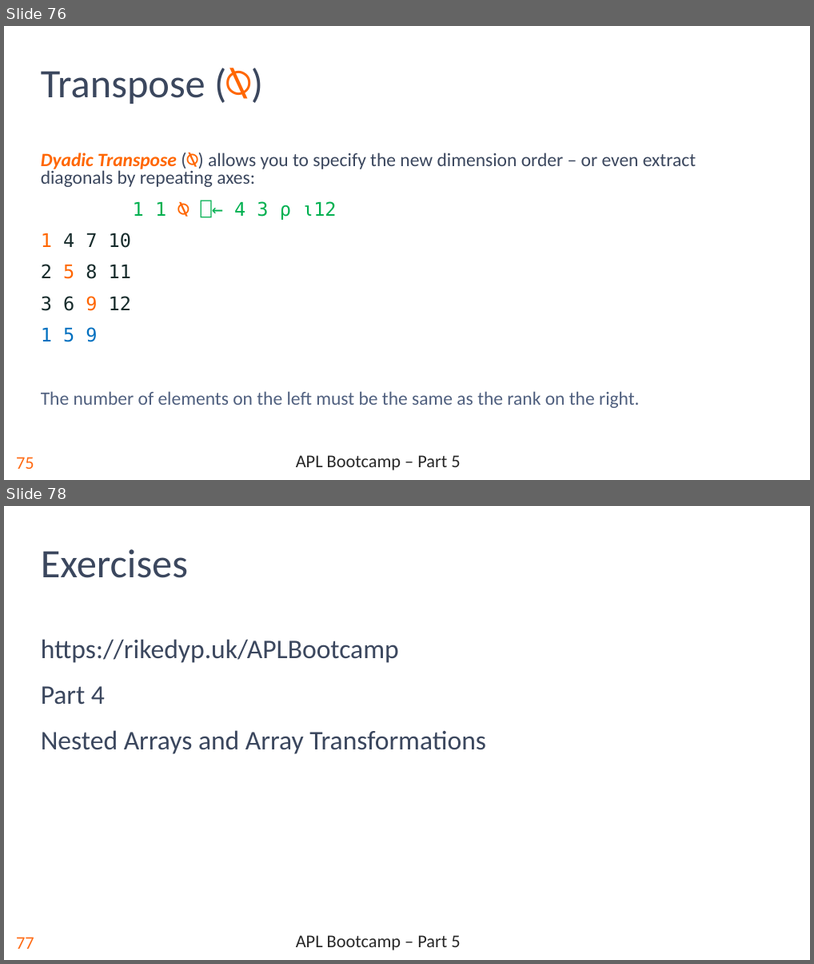
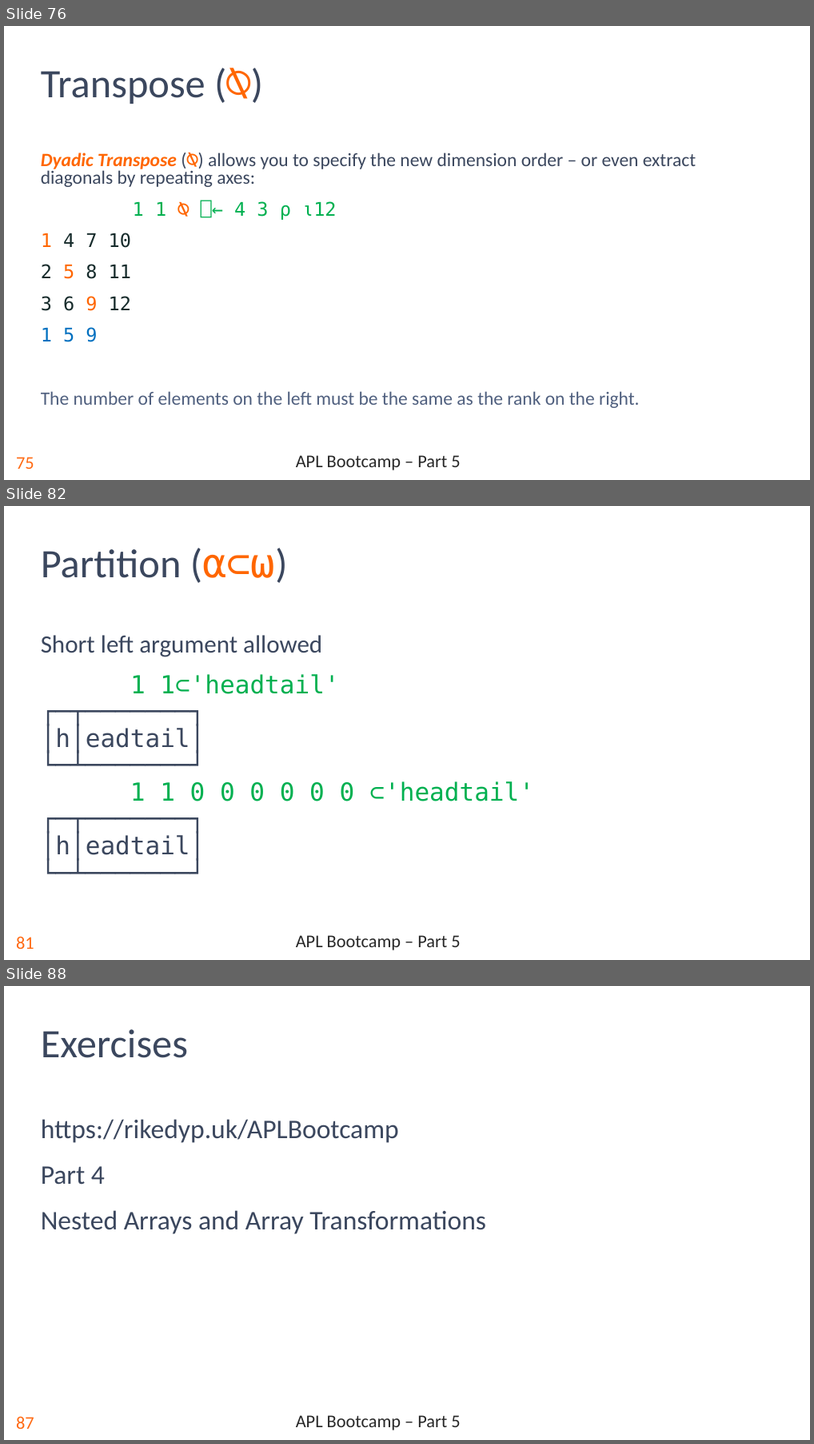
Before and after one commit to rikedyp/APLBootcamp, a slide deck: slides/APL_Bootcamp-part-5.pptx. Shown one above the other, each under a label of ours: slides 76 and 78 before the commit, slides 76, 82 and 88 after it; the slides between them are not shown. The pictures are 814x964 and 814x1444 pixels, drawn with LibreOffice and Linux fonts; fonts in the diff are those of the drawing; background and template pictures are left out. Boxes give left, top, right and bottom in pixels: in the first picture for what was removed or moved away, otherwise in the second. Text is boxed around its words. In the diff, an @@ line names an element or a change of style, - is before the commit and + after.

Commit message:
partition; split; more examples

```diff
--- a/slides/APL_Bootcamp-part-5.pptx
+++ b/slides/APL_Bootcamp-part-5.pptx
@@ slide 82 added at box(4, 506, 810, 960), background #FFFFFF; not listed: 2 template elements that a slide beside it also shows @@
@@ title added at box(41, 549, 182, 578), 36 pt, text #3B475E @@
+Partition (⍺⊂⍵)
@@ text added at box(41, 635, 534, 860), 22.2 pt, text #3B475E @@
+Short left argument allowed
+1 1⊂'headtail'
+┌─┬───────┐
+│h│eadtail│
+└─┴───────┘
+1 1 0 0 0 0 0 0 ⊂'headtail'
+┌─┬───────┐
+│h│eadtail│
+└─┴───────┘
@@ what was slide 78 is now slide 88 @@
@@ page number at box(16, 1416, 34, 1428): text changed @@
-77
+87
```
Also in this commit, not shown: 6 slides changed, 12 other slides added, 1 slide removed.
